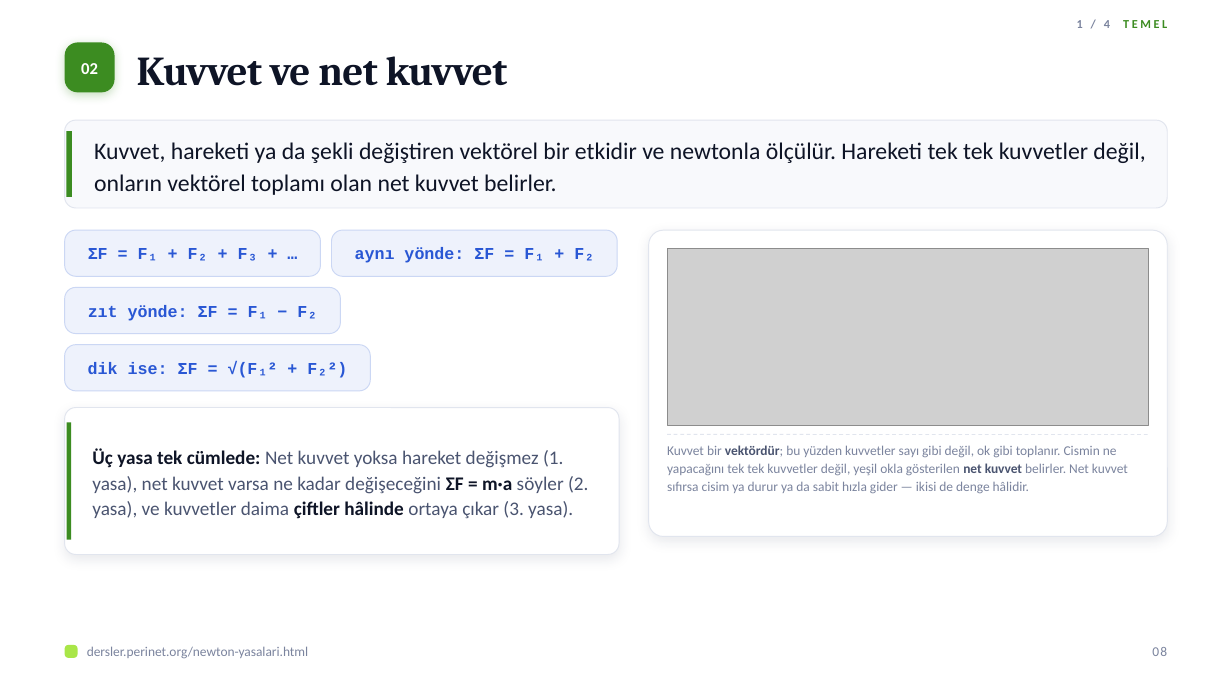
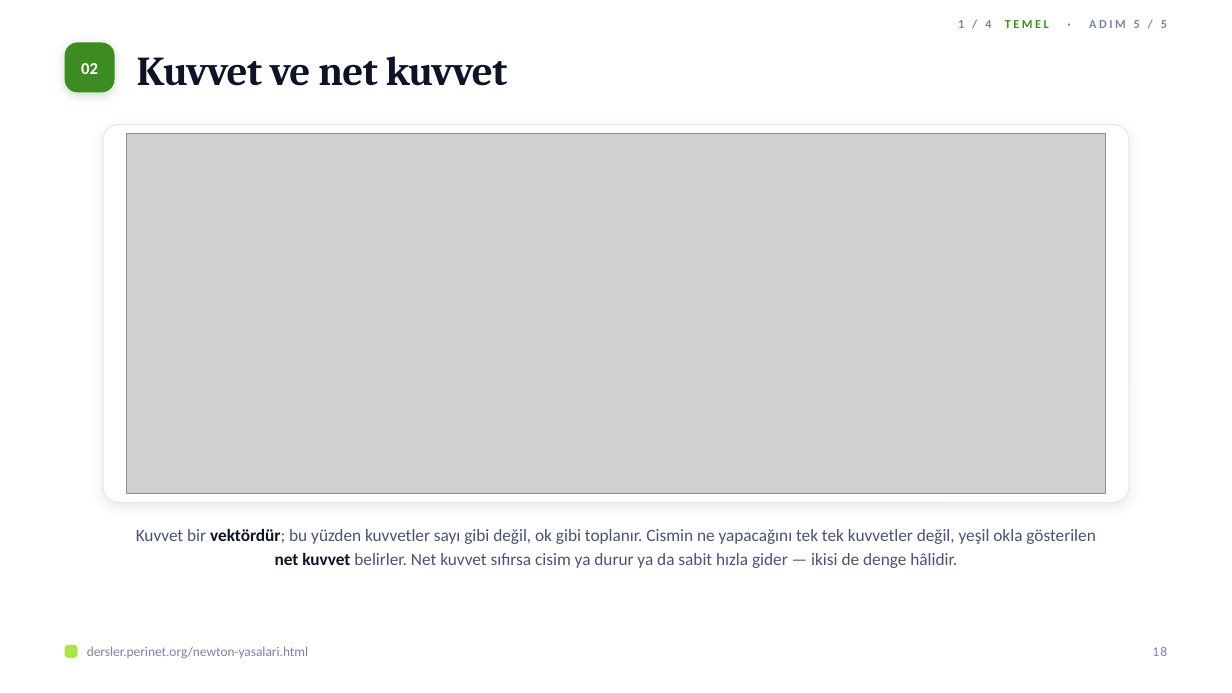
Before and after one commit to elestirmen/dersler, a slide deck: slide 18 of dist/sunum/newton-yasalari.pptx (slide 8 before the commit). Drawn at 1232x693 pixels with LibreOffice and Linux fonts; fonts in the diff are those of the drawing; grey boxes stand for pictures. Boxes give left, top, right and bottom in pixels: in the first picture for what was removed or moved away, otherwise in the second. Text is boxed around its words. In the diff, an @@ line names an element or a change of style, - is before the commit and + after.

```diff
--- a/dist/sunum/newton-yasalari.pptx
+++ b/dist/sunum/newton-yasalari.pptx
@@ text at (958,20,1167,28): text changed; text colour #3C8C21 to #7B849E @@
-1 / 4 TEMEL
+1 / 4 TEMEL · ADIM 5 / 5
@@ rounded rectangle removed at (65,120,1167,208) @@
@@ rectangle removed at (67,131,72,197) @@
@@ text removed at (94,142,1145,195) @@
-Kuvvet, hareketi ya da şekli değiştiren vektörel bir etkidir ve newtonla ölçülür. Hareketi tek tek kuvvetler değil, onların vektörel toplamı olan net kuvvet belirler.
@@ rounded rectangle: place and size @@
-rounded rectangle at (649,230,1167,537)
+rounded rectangle at (104,125,1129,503)
@@ rounded rectangle at (104,125,1129,503): proportions changed @@
@@ picture added at (127,134,1106,494) @@
@@ rounded rectangle removed at (65,230,321,276) @@
@@ rounded rectangle removed at (332,230,617,276) @@
@@ text removed at (88,248,258,261) @@
-ΣF = F₁ + F₂ + F₃ + …
@@ text removed at (355,247,594,263) @@
-aynı yönde: ΣF = F₁ + F₂
@@ picture removed at (667,249,1149,425) @@
@@ rounded rectangle removed at (65,287,340,334) @@
@@ text removed at (88,305,317,321) @@
-zıt yönde: ΣF = F₁ − F₂
@@ rounded rectangle removed at (65,345,371,391) @@
@@ text removed at (88,362,347,378) @@
-dik ise: ΣF = √(F₁² + F₂²)
@@ rounded rectangle removed at (65,408,619,555) @@
@@ rectangle removed at (67,422,71,540) @@
@@ text removed at (92,448,588,519) @@
-Üç yasa tek cümlede: Net kuvvet yoksa hareket değişmez (1. yasa), net kuvvet varsa ne kadar değişeceğini ΣF = m·a söyler (2. yasa), ve kuvvetler daima çiftler hâlinde ortaya çıkar (3. yasa).
@@ line removed from (667, 434) to (1149, 434) @@
@@ text "Kuvvet bir vektördür; bu yüzden ...": place and size @@
-text "Kuvvet bir vektördür; bu yüzden ..." at (667,445,1128,493)
+text "Kuvvet bir vektördür; bu yüzden ..." at (136,529,1095,568)
@@ text "Kuvvet bir vektördür; bu yüzden ..." at (136,529,1095,568): size 10.5 to 13.5 pt, text colour #7B849E to #4A5470; text colour #4A5470 to #0E1426 in "vektördür; net kuvvet"; alignment left to centre; line spacing 1.12 to 1.15 @@
@@ text at (1152,647,1167,656): text changed @@
-08
+18
```
Also in this commit, not shown: 24 other slides changed, 114 slides added, 15 slides removed, 22 other files.
